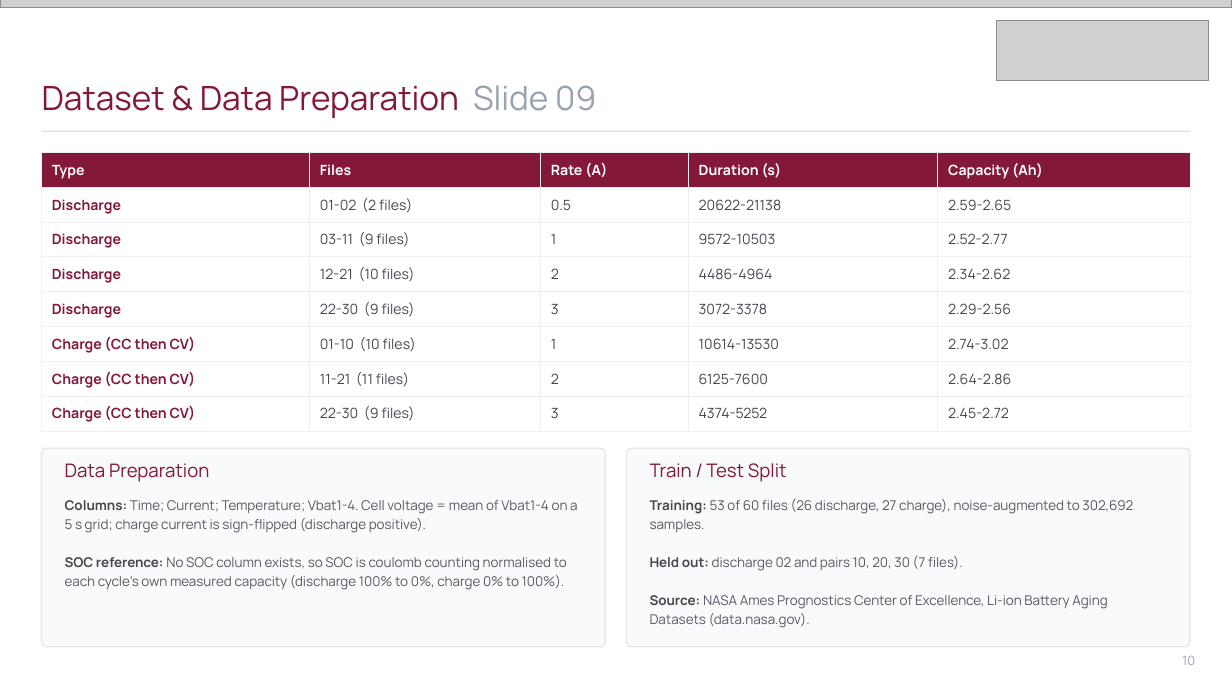
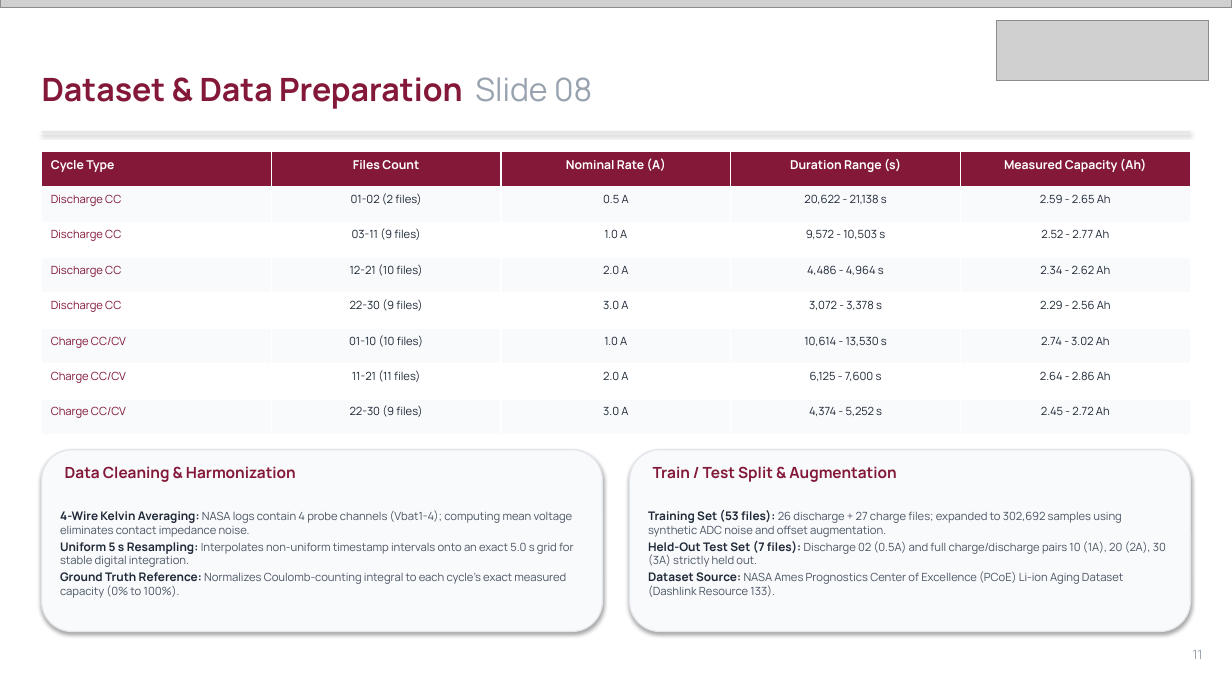
Before and after one commit to Imagiyy/Digital-Twin--ML-Based-Battery-SOC-Estimation, a slide deck: slide 11 of Amrita_SOC_Digital_Twin_Presentation.pptx (slide 10 before the commit). Drawn at 1232x693 pixels with LibreOffice and Linux fonts; fonts in the diff are those of the drawing; grey boxes stand for pictures. Boxes give left, top, right and bottom in pixels: in the first picture for what was removed or moved away, otherwise in the second. Text is boxed around its words. In the diff, an @@ line names an element or a change of style, - is before the commit and + after.

```diff
--- a/Amrita_SOC_Digital_Twin_Presentation.pptx
+++ b/Amrita_SOC_Digital_Twin_Presentation.pptx
@@ text at (x1=42, y1=77, x2=592, y2=109): text changed; size 26 to 25 pt; bold on @@
-Dataset & Data Preparation Slide 09
+Dataset & Data Preparation Slide 08
@@ text "Dataset & Data Preparation Slide ..." at (x1=42, y1=77, x2=592, y2=109): vertical alignment middle to top @@
@@ line removed from (42, 131) to (1190, 131) @@
@@ rectangle added at (x1=42, y1=131, x2=1190, y2=133), fill #E5E7EB @@
@@ table at (x1=42, y1=152, x2=1192, y2=434) @@
-row 1: Type | Files | Rate (A) | Duration (s) | Capacity (Ah)
+row 1: Cycle Type | Files Count | Nominal Rate (A) | Duration Range (s) | Measured Capacity (Ah)
-row 2: Discharge | 01-02 (2 files) | 0.5 | 20622-21138 | 2.59-2.65
+row 2: Discharge CC | 01-02 (2 files) | 0.5 A | 20,622 - 21,138 s | 2.59 - 2.65 Ah
-row 3: Discharge | 03-11 (9 files) | 1 | 9572-10503 | 2.52-2.77
+row 3: Discharge CC | 03-11 (9 files) | 1.0 A | 9,572 - 10,503 s | 2.52 - 2.77 Ah
-row 4: Discharge | 12-21 (10 files) | 2 | 4486-4964 | 2.34-2.62
+row 4: Discharge CC | 12-21 (10 files) | 2.0 A | 4,486 - 4,964 s | 2.34 - 2.62 Ah
-row 5: Discharge | 22-30 (9 files) | 3 | 3072-3378 | 2.29-2.56
+row 5: Discharge CC | 22-30 (9 files) | 3.0 A | 3,072 - 3,378 s | 2.29 - 2.56 Ah
-row 6: Charge (CC then CV) | 01-10 (10 files) | 1 | 10614-13530 | 2.74-3.02
+row 6: Charge CC/CV | 01-10 (10 files) | 1.0 A | 10,614 - 13,530 s | 2.74 - 3.02 Ah
-row 7: Charge (CC then CV) | 11-21 (11 files) | 2 | 6125-7600 | 2.64-2.86
+row 7: Charge CC/CV | 11-21 (11 files) | 2.0 A | 6,125 - 7,600 s | 2.64 - 2.86 Ah
-row 8: Charge (CC then CV) | 22-30 (9 files) | 3 | 4374-5252 | 2.45-2.72
+row 8: Charge CC/CV | 22-30 (9 files) | 3.0 A | 4,374 - 5,252 s | 2.45 - 2.72 Ah
@@ fill #FFFFFF to #F9FAFC in 20 cells @@
@@ size 11 to 8.8 pt, text colour #44494F to #1F2937 in "01-02 (2 files)", "03-11 (9 files)", "12-21 (10 files)", "22-30 (9 files)" and 3 more places @@
@@ alignment left to centre @@
@@ borders changed @@
@@ rounded rectangle resized from (x1=42, y1=448, x2=605, y2=647) to (x1=42, y1=450, x2=603, y2=632) @@
@@ rounded rectangle at (x1=42, y1=450, x2=603, y2=632): shadow on; proportions changed @@
@@ text at (x1=65, y1=466, x2=296, y2=482): text changed; size 14.5 to 12 pt; bold on @@
-Data Preparation
+Data Cleaning & Harmonization
@@ rounded rectangle at (x1=629, y1=450, x2=1190, y2=632): shadow on; proportions changed @@
@@ rounded rectangle resized from (x1=627, y1=448, x2=1190, y2=647) to (x1=629, y1=450, x2=1190, y2=632) @@
@@ text at (x1=653, y1=466, x2=896, y2=482): text changed; size 14.5 to 12 pt; bold on @@
-Train / Test Split
+Train / Test Split & Augmentation
@@ text at (x1=60, y1=510, x2=573, y2=598): text changed; size 10.5 to 8.8 pt; text colour #555B63 to #4B5563 @@
-Columns: Time; Current; Temperature; Vbat1-4. Cell voltage = mean of Vbat1-4 on a 5 s grid; charge current is sign-flipped (discharge positive).
-SOC reference: No SOC column exists, so SOC is coulomb counting normalised to each cycle's own measured capacity (discharge 100% to 0%, charge 0% to 100%).
+4-Wire Kelvin Averaging: NASA logs contain 4 probe channels (Vbat1-4); computing mean voltage eliminates contact impedance noise.
+Uniform 5 s Resampling: Interpolates non-uniform timestamp intervals onto an exact 5.0 s grid for stable digital integration.
+Ground Truth Reference: Normalizes Coulomb-counting integral to each cycle's exact measured capacity (0% to 100%).
@@ text at (x1=648, y1=510, x2=1166, y2=597): text changed; size 10.5 to 8.8 pt; text colour #555B63 to #4B5563 @@
-Training: 53 of 60 files (26 discharge, 27 charge), noise-augmented to 302,692 samples.
-Held out: discharge 02 and pairs 10, 20, 30 (7 files).
-Source: NASA Ames Prognostics Center of Excellence, Li-ion Battery Aging Datasets (data.nasa.gov).
+Training Set (53 files): 26 discharge + 27 charge files; expanded to 302,692 samples using synthetic ADC noise and offset augmentation.
+Held-Out Test Set (7 files): Discharge 02 (0.5A) and full charge/discharge pairs 10 (1A), 20 (2A), 30 (3A) strictly held out.
+Dataset Source: NASA Ames Prognostics Center of Excellence (PCoE) Li-ion Aging Dataset (Dashlink Resource 133).
@@ text removed at (x1=1182, y1=655, x2=1195, y2=665) @@
-10
@@ text added at (x1=1193, y1=650, x2=1203, y2=659), 10 pt, text #99A3AF @@
+11
```
Also in this commit, not shown: 5 other slides changed, 17 slides added, 8 slides removed.
